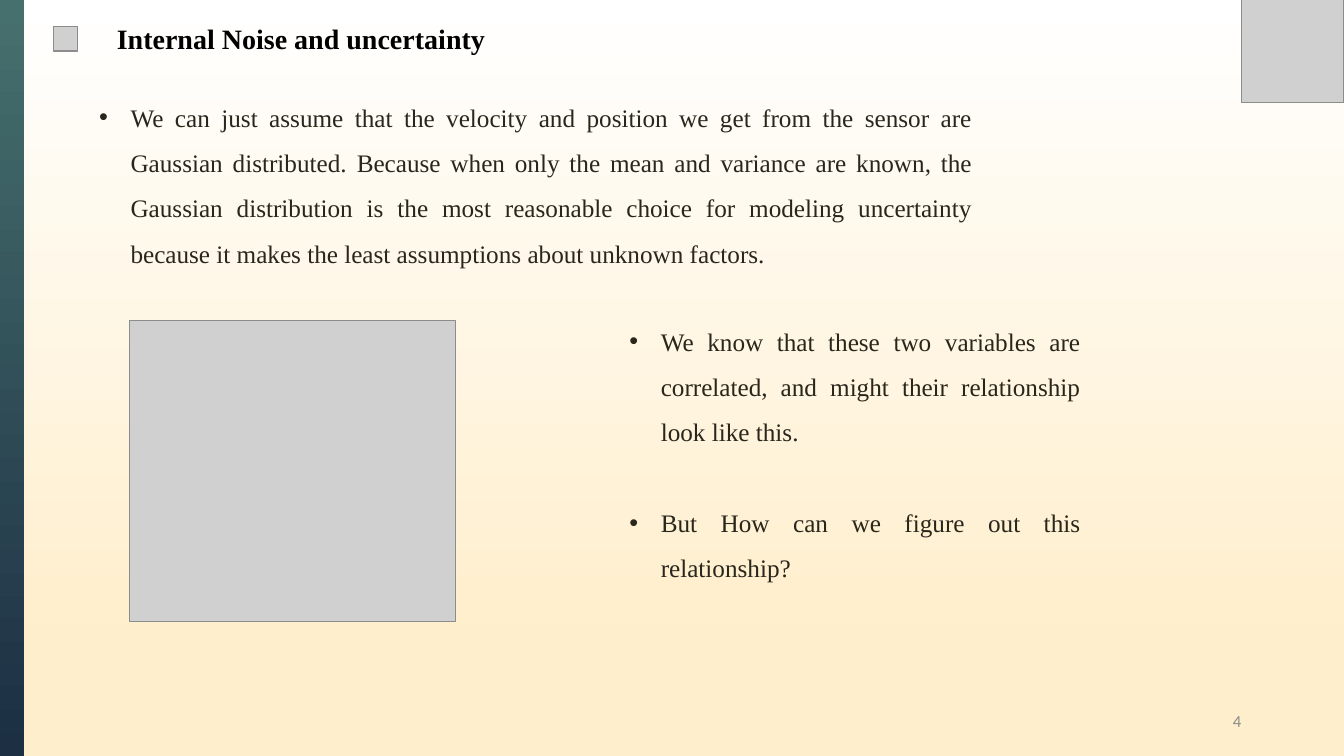
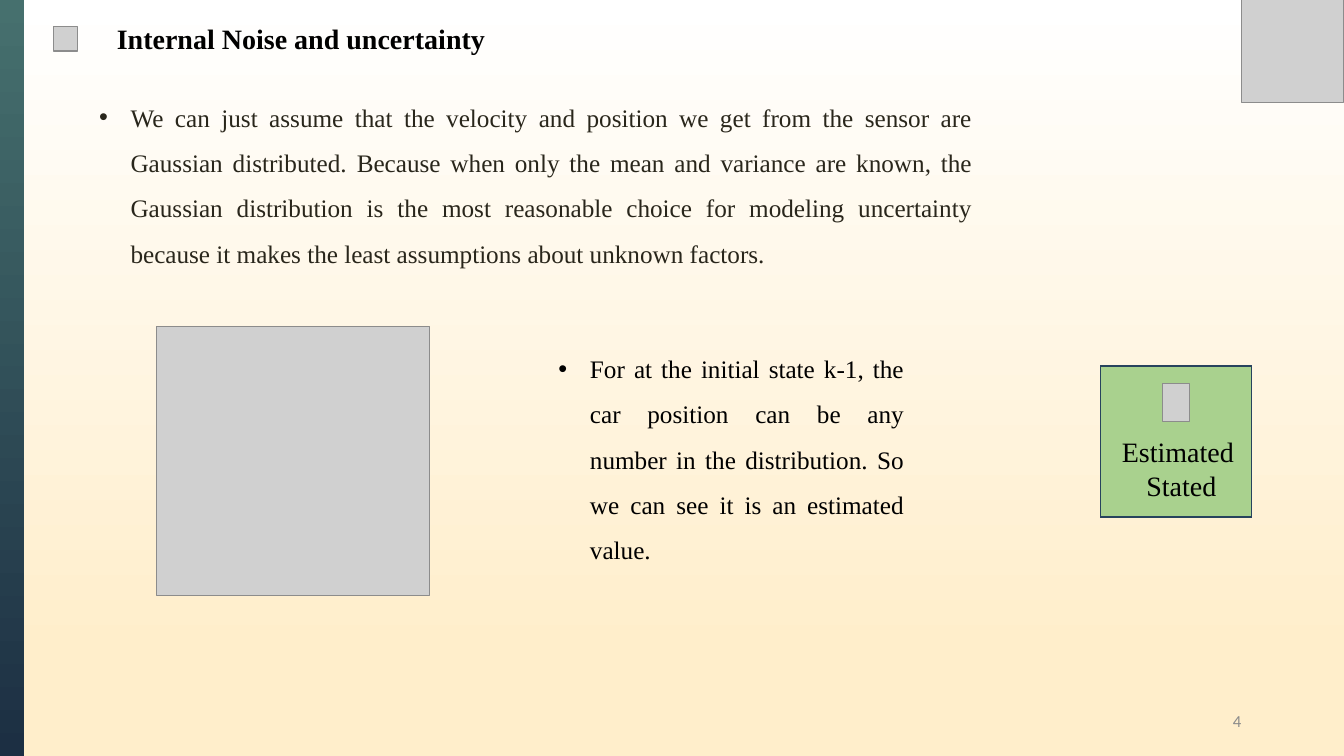
Before and after one commit to XiongWT1024/self-study-2024, a slide deck: slide 4 of Kalman Filter/Kalman Filters.pptx. Drawn at 1344x756 pixels with LibreOffice and Linux fonts; fonts in the diff are those of the drawing; grey boxes stand for pictures. Boxes give left, top, right and bottom in pixels: in the first picture for what was removed or moved away, otherwise in the second. Text is boxed around its words. In the diff, an @@ line names an element or a change of style, - is before the commit and + after.

```diff
--- a/Kalman Filter/Kalman Filters.pptx
+++ b/Kalman Filter/Kalman Filters.pptx
@@ picture: place and size @@
-picture at <box>130,321,457,622</box>
+picture at <box>157,327,431,596</box>
@@ text removed at <box>661,333,1080,583</box> @@
-• We know that these two variables are correlated, and might their relationship look like this.
-• But How can we figure out this relationship?
@@ text added at <box>590,360,904,560</box>, 18 pt, text #000000 @@
+• For at the initial state k-1, the car position can be any number in the distribution. So we can see it is an estimated value.
@@ rectangle added at <box>1101,366,1252,517</box>, fill #A9D18E, outline #28445D 1 pt @@
@@ picture added at <box>1164,384,1190,422</box> @@
@@ text added at <box>1122,442,1234,497</box>, 20 pt, text #000000 @@
+Estimated
+Stated
```
Also in this commit, not shown: 9 other slides changed, 3 slides added.
